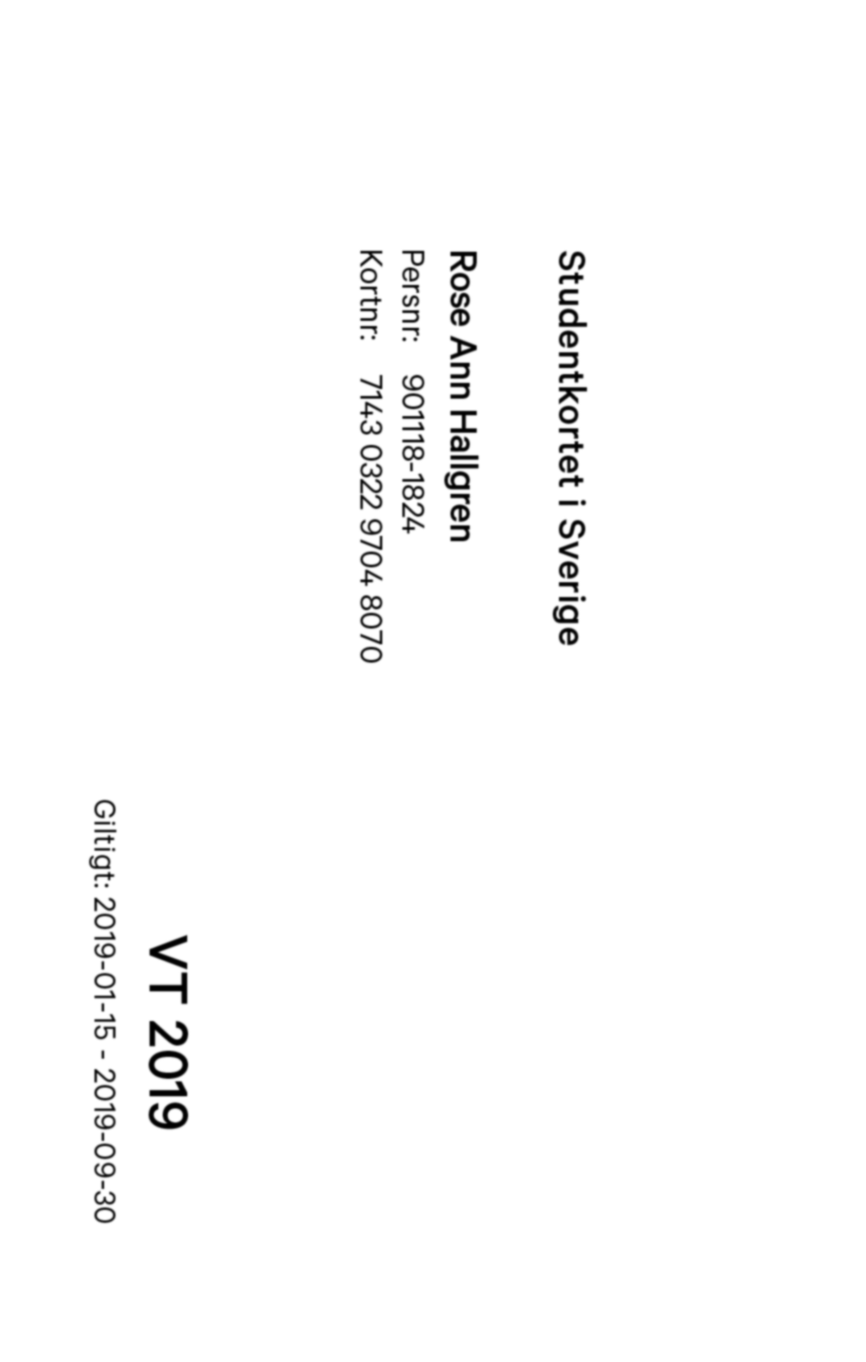
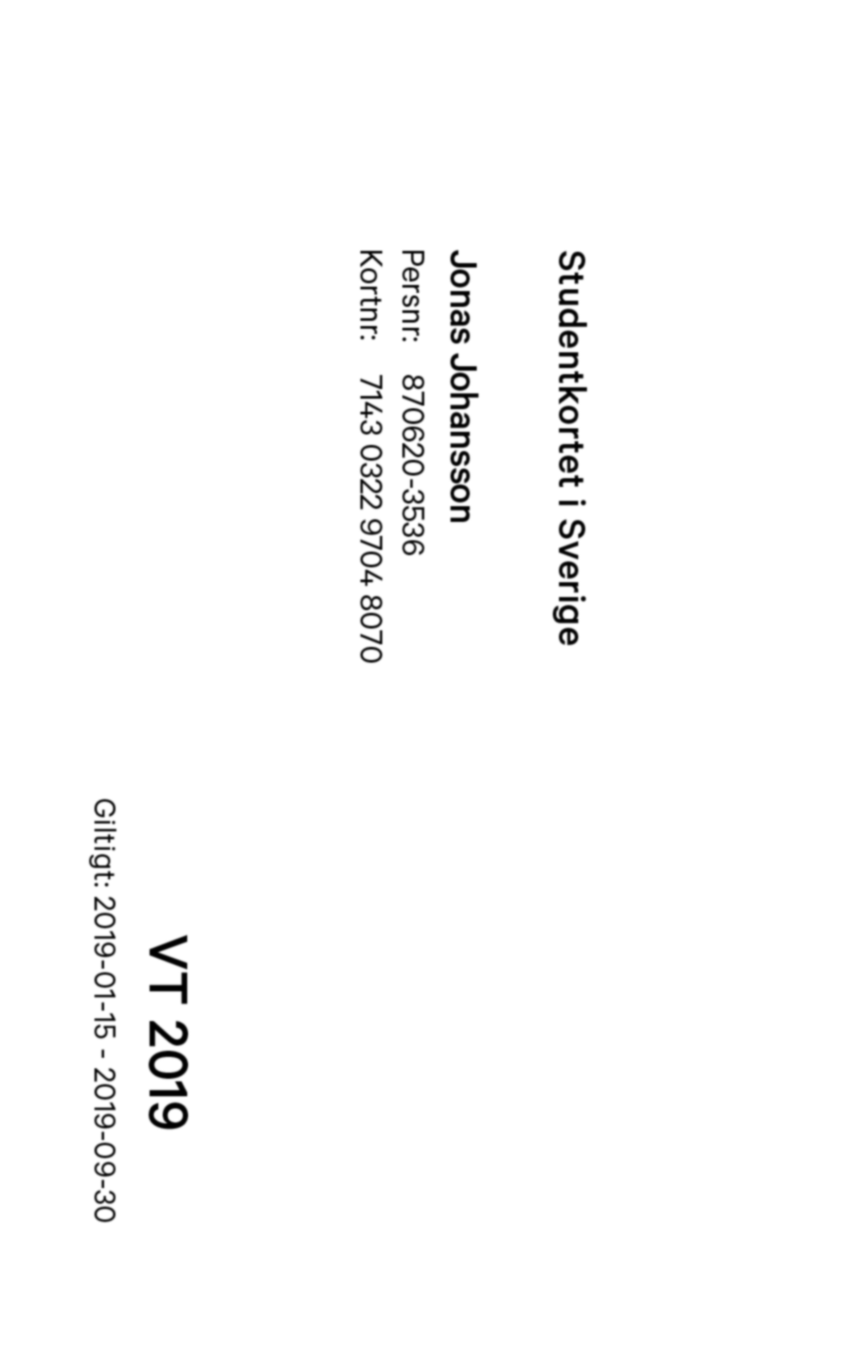
Before/after of a 866 × 1362 layered artwork. What changed in the layer stack:
hid "Rose" over [87, 248, 481, 1226]
showed "Jonas" over [87, 248, 481, 1226]
